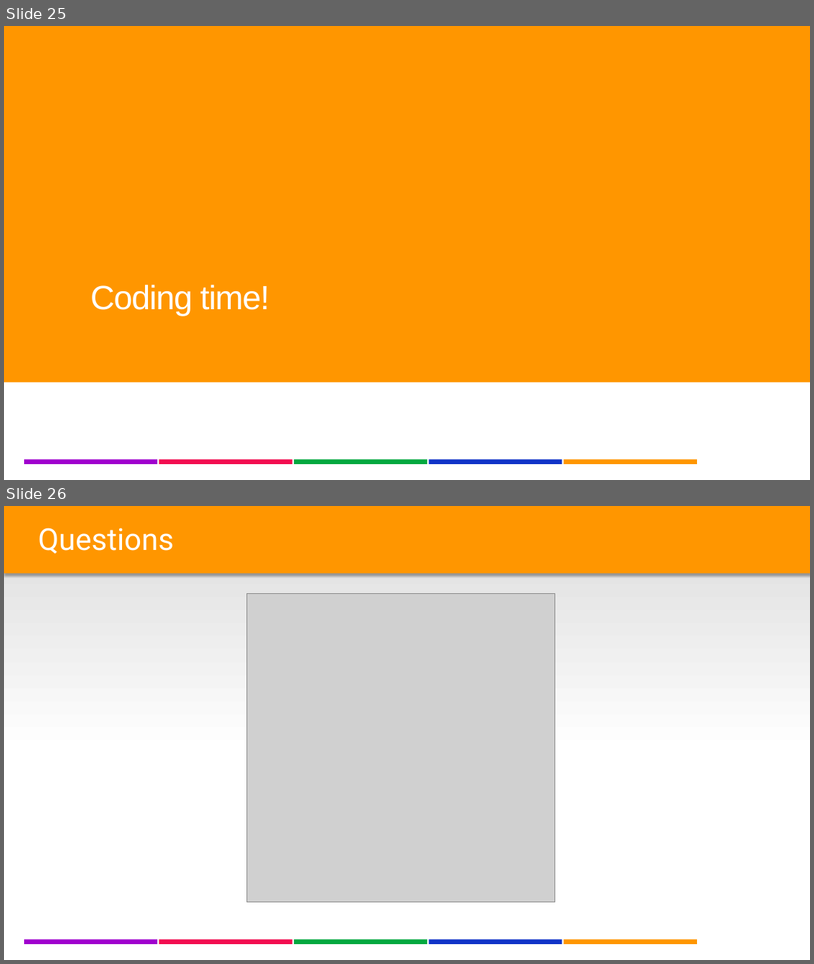
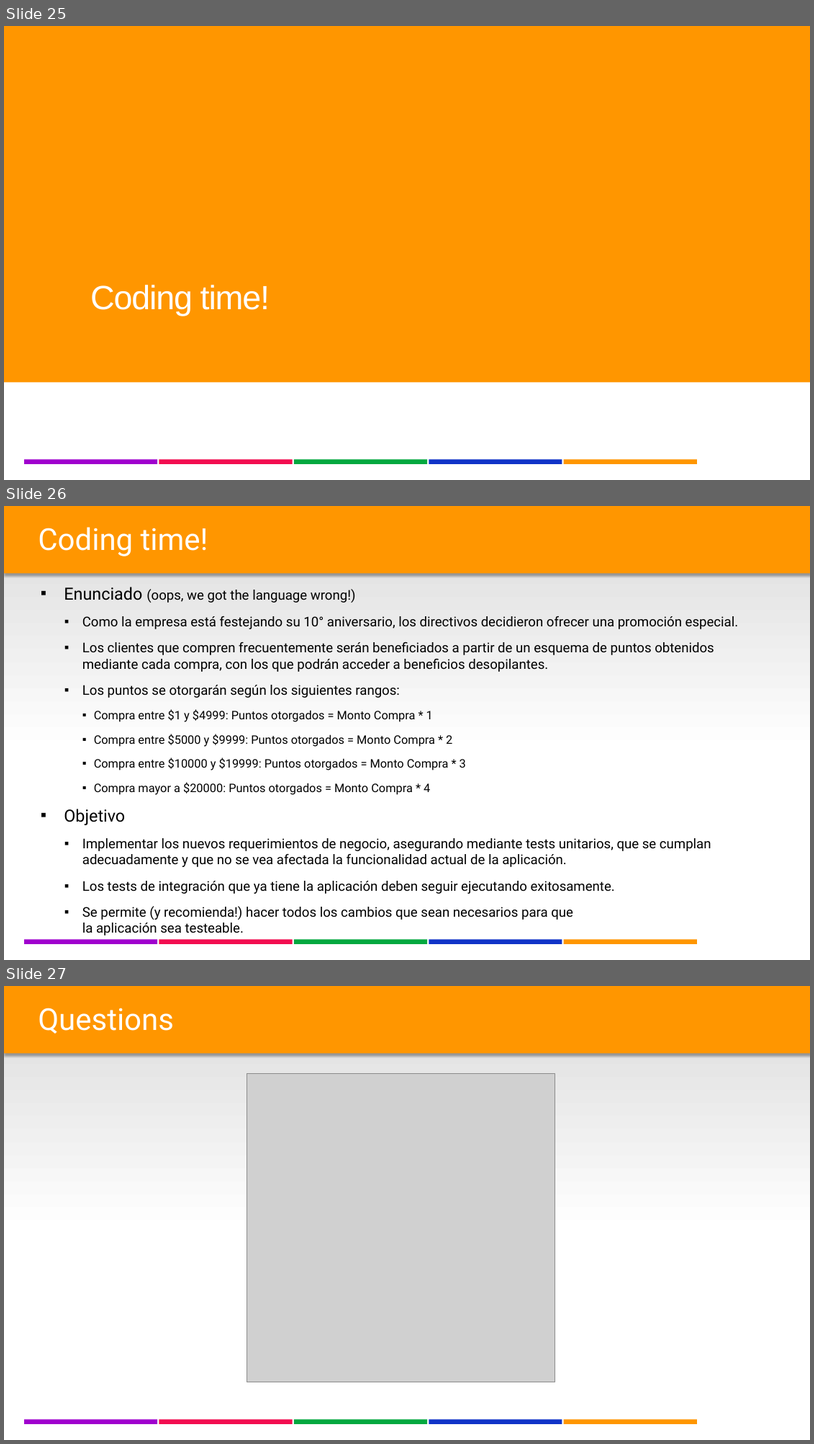
Before and after one commit to lgoldin/TestOrientedDevelopment, a slide deck: DesigningTestableApplications - Part II - DB Integration & Legacy Code.pptx. Shown one above the other, each under a label of ours: slides 25 and 26 before the commit, slides 25, 26 and 27 after it. The pictures are 814x964 and 814x1444 pixels, drawn with LibreOffice and Linux fonts; fonts in the diff are those of the drawing; grey boxes stand for pictures; background and template pictures are left out. Boxes give left, top, right and bottom in pixels: in the first picture for what was removed or moved away, otherwise in the second. Text is boxed around its words. In the diff, an @@ line names an element or a change of style, - is before the commit and + after.

Commit message:
Enunciado + Cambios en Proyecto

```diff
--- a/DesigningTestableApplications - Part II - DB Integration & Legacy Code.pptx
+++ b/DesigningTestableApplications - Part II - DB Integration & Legacy Code.pptx
@@ slide 26 added at <box>4,506,810,960</box>, background #FFFFFF; not listed: 7 template elements that a slide beside it also shows @@
@@ rectangle added at <box>4,506,810,573</box>, fill #FF9600 @@
@@ text added at <box>38,527,208,556</box>, 36 pt, text #FFFFFF @@
+Coding time!
@@ text added at <box>64,587,739,935</box>, 16 pt, text #000000 @@
+▪ Enunciado (oops, we got the language wrong!)
+  ▪ Como la empresa está festejando su 10° aniversario, los directivos decidieron ofrecer una promoción especial.
+  ▪ Los clientes que compren frecuentemente serán beneficiados a partir de un esquema de puntos obtenidos mediante cada compra, con los que podrán acceder a beneficios desopilantes.
+  ▪ Los puntos se otorgarán según los siguientes rangos:
+    ▪ Compra entre $1 y $4999: Puntos otorgados = Monto Compra * 1
+    ▪ Compra entre $5000 y $9999: Puntos otorgados = Monto Compra * 2
+    ▪ Compra entre $10000 y $19999: Puntos otorgados = Monto Compra * 3
+    ▪ Compra mayor a $20000: Puntos otorgados = Monto Compra * 4
+▪ Objetivo
+  ▪ Implementar los nuevos requerimientos de negocio, asegurando mediante tests unitarios, que se cumplan adecuadamente y que no se vea afectada la funcionalidad actual de la aplicación.
+  ▪ Los tests de integración que ya tiene la aplicación deben seguir ejecutando exitosamente.
+  ▪ Se permite (y recomienda!) hacer todos los cambios que sean necesarios para que
+    la aplicación sea testeable.
@@ what was slide 26 is now slide 27 @@
```
Also in this commit, not shown: 1 slide changed, 16 other files.
